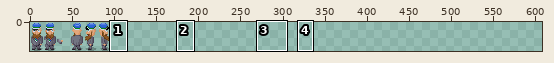
Sprite sheet, stored at src/game/sprites/data/cfe-ksv-sass.png. Above: a wide view before the commit, with the close-up outlined.
Close-up. First the earlier version:
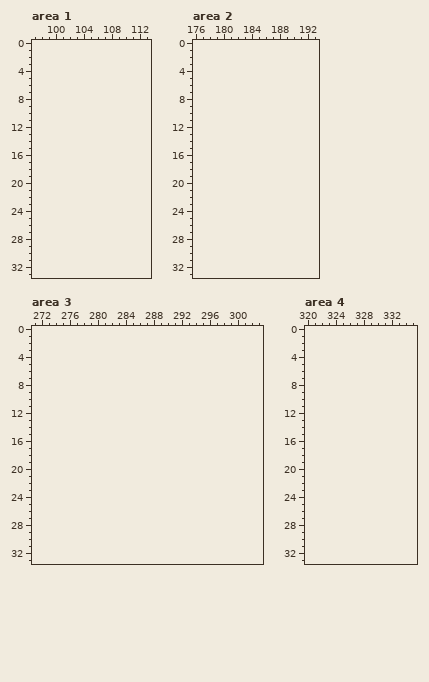
The file is 96x34 pixels. Shown: area 1: x 97..113, y 0..33; area 2: x 176..193, y 0..33; area 3: x 271..303, y 0..33; area 4: x 320..335, y 0..33. The old version is drawn lined up with the new one, on the new canvas. The commit also changed other parts of the picture, which this record leaves out.
After the commit:
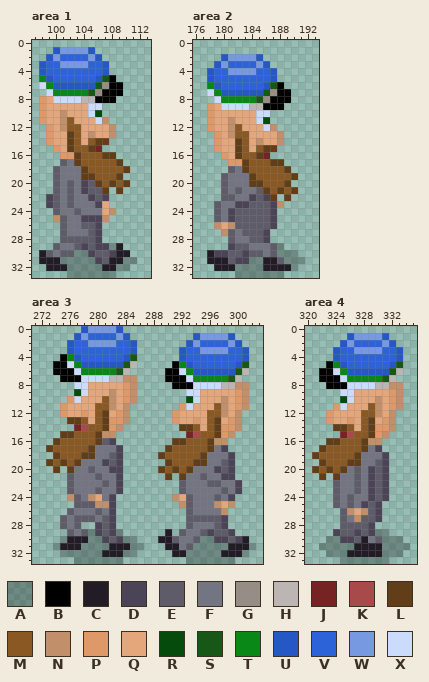
Palette (. is transparent): A #00000046  B #000000  C #221c26  D #4b4356  E #5f5c6a  F #737582  G #968d86  H #bbb6b3  J #762323  K #a84a4a  L #613e18  M #8a5822  N #c28f6b  P #df9968  Q #e3a77b  R #054c0c  S #185717  T #098717  U #2658c5  V #2d63d8  W #7799e2  X #cbdbfc
Diff:
canvas 96x34 -> 608x34
Changed rows in their new state; - is an unchanged pixel.
Area 1:
first column x 98:
 1 --UWWWWU------
 2 -UWVVVVWU-----
 3 UVVWWWWVVU----
 4 UVVVVVVVVU----
 5 TUVVVVVVUSB---
 6 XTUUUUUUSGBB--
 7 -XTTTTTSGBBB--
 8 PQXXXXHHBBB---
 9 PQQQQQQXX-----
10 PQQNQQQXR-----
11 PQQNMQQQXN----
12 -PQNMMQQQQN---
13 -PQQLMQNQQN---
14 -PQQLMQMLL----
15 --PQLMMLJ-----
16 ---PPLMMMLL---
17 ---EFLMMMMML--
18 --EFFFLMMMMML-
19 --EFFFLLMMML--
20 --EFEFDELMLML-
21 --EFEFDEEL-L--
22 -DEFEFFDED----
23 -DEFEFFFDQ----
24 --EFFEFFFQN---
25 --NEFFDDDN----
26 ---EFFEED-----
27 ---EFFFED-----
28 ---EEEEED-----
29 --EFFEDEDDAC--
30 CEFEEAADEEDCC-
31 CCCAAAAADECCAA
32 -CCCAAAAACCAA-
33 ----AAAAAAA---
Area 2:
first column x 178:
 2 --UWWWWU------
 3 -UWVVVVWU-----
 4 UVVWWWWVVU----
 5 UVVVVVVVVU----
 6 TUVVVVVVUSB---
 7 XTUUUUUUSGBB--
 8 -XTTTTTSGBBB--
 9 PQXXXXHHBBB---
10 PQQQQQQXX-----
11 PQQNQQQXR-----
12 PQQNMQQQXN----
13 -PQNMMQQQQN---
14 -PQQLMQNQQN---
15 -PQQLMQMLL----
16 --PQLMMLJ-----
17 ---PPLMMMLL---
18 ---EFLMMMMML--
19 --EFFFLMMMMML-
20 --EFFFLLMMML--
21 --EFEFFELMLML-
22 --EEFFDEDL-L--
23 -EFFDDEEEDN---
24 -EFDEEEEED----
25 -EFDEEEEED----
26 -NQNEEEEED----
27 --NEFEEED-----
28 ---EFFEED-----
29 ---DEEFFFEA---
30 CDDEEDEEFEAAA-
31 CCCEDDAACCEAAA
32 -CCCAAAACCCCA-
33 ----AAAAAAA---
Area 3:
first column x 273:
 0 -----UWWWWU-------------------
 1 ----UWVVVVWU---------UWWWWU---
 2 ---UVVWWWWVVU-------UWVVVVWU--
 3 ---UVVVVVVVVU------UVVWWWWVVU-
 4 --BTUVVVVVVUS------UVVVVVVVVU-
 5 -BBXTUUUUUUSH-----BTUVVVVVVUS-
 6 -BBBXTTTTTSH-----BBXTUUUUUUSH-
 7 --BBBXXXXHHNN----BBBXTTTTTSH--
 8 ----XXQQQQQPN-----BBBXXXXHHNN-
 9 ----RXQQQNQPN-------XXQQQQQPN-
10 ---PXQQQMNQPN-------RXQQQNQPN-
11 --PQQQQMMNQN-------PXQQQMNQPN-
12 --PQQPQMLQPN------PQQQQMMNQN--
13 ---LLMQMLPPN------PQQPQMLQPN--
14 ----JKMMLPN--------LLMQMLPPN--
15 --LLMMMLNN----------JKMMLPN---
16 -LMMMMMLED--------LLMMMLNN----
17 LMMMMMLFFFD------LMMMMMLFD----
18 -LMMMLLFFED-----LMMMMMLFFFD---
19 LMLMLFFFDED------LMMMLLFFED---
20 -L-LFFEFFDD-----LMLMLFFFDED---
21 ---EFFFEFFD------L-LFFEFFDD---
22 ---EFFFFEFD--------EFFFEEFFD--
23 ---EFFFEFFD--------EFFFFFEFD--
24 ---NEFNQFD--------NQEFFFEFD---
25 ----EEENND---------NEFFFNQN---
26 ---EFFFEFD----------EFFFFN----
27 --EFEEEFED----------EEEEED----
28 --EFE--DED----------EFFFED----
29 ---EFEADEDA------C-EFFEDEED---
30 --ACCCAADEDAA---CCEFFEAADDEDC-
31 -ACCCAAAACCCAA---CCFEAAAAACCCA
32 --AAAAAACCCAA-----CCAAAAACCCA-
33 ----AAAAAAA---------AAAAAAA---
Area 4:
first column x 321:
 1 -----UWWWWU---
 2 ----UWVVVVWU--
 3 ---UVVWWWWVVU-
 4 ---UVVVVVVVVU-
 5 --BTUVVVVVVUS-
 6 -BBXTUUUUUUSH-
 7 -BBBXTTTTTSH--
 8 --BBBXXXXHHNN-
 9 ----XXQQQQQPN-
10 ----RXQQQNQPN-
11 ---PXQQQMNQPN-
12 --PQQQQMMNQN--
13 --PQQPQMLQPN--
14 ---LLMQMLPPN--
15 ----JKMMLPN---
16 --LLMMMLNN----
17 -LMMMMMLFD----
18 LMMMMMLFFFD---
19 -LMMMLLFFED---
20 LMLMLFEFDED---
21 -L-LFFEFDED---
22 ---EFFEFDED---
23 ---EFFEFDED---
24 ---EFEFFDED---
25 ---EFEFDED----
26 ----ENQNED----
27 ----EFNEED----
28 ----EEEED-----
29 ---DEEDEDAA---
30 --AADDECFEAAA-
31 -AAAAACCCCAAAA
32 --AAACCCCCAAA-
33 ----AAAAAAA---
Where, in picture pixels (left, top, right, bottom), the same in both close-ups:
added: (39, 47, 137, 278)
added: (207, 54, 305, 278)
added: (46, 326, 256, 564)
added: (312, 333, 410, 564)
